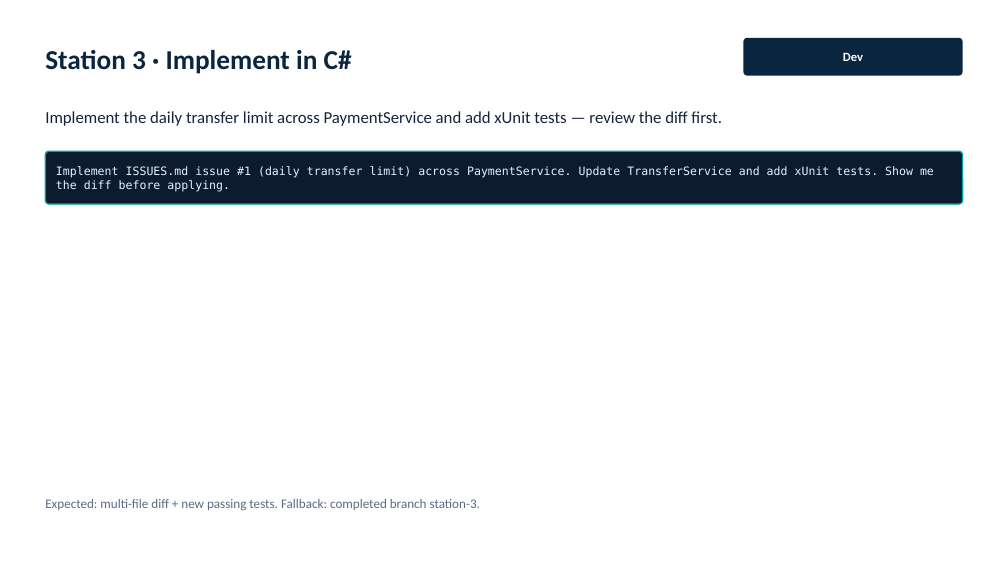
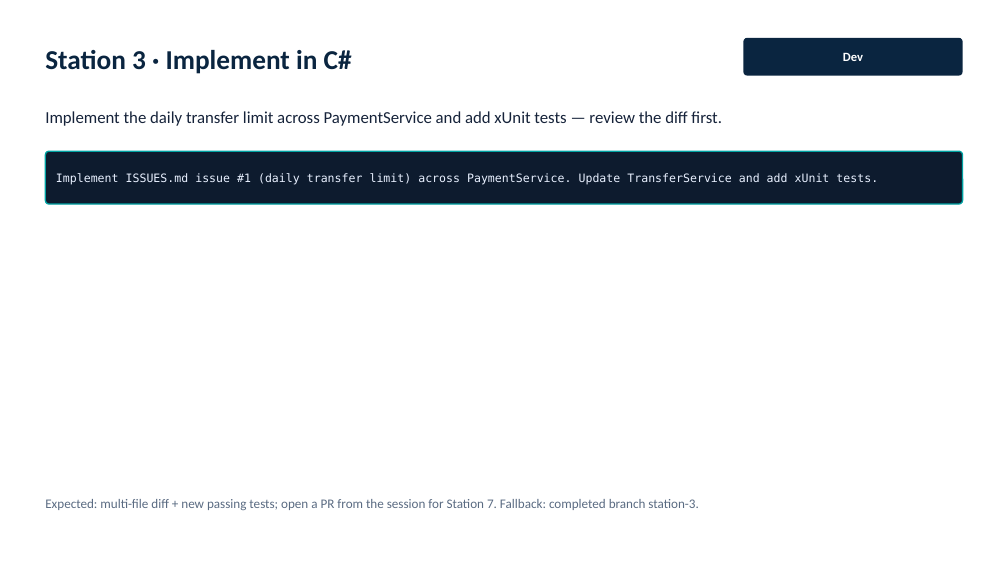
Before and after one commit to amilos/agentic-coding-101, a slide deck: slide 19 of slides/agentic-coding-101.pptx. Drawn at 1008x567 pixels with LibreOffice and Linux fonts; fonts in the diff are those of the drawing. Boxes give left, top, right and bottom in pixels: in the first picture for what was removed or moved away, otherwise in the second. Text is boxed around its words. In the diff, an @@ line names an element or a change of style, - is before the commit and + after.

```diff
--- a/slides/agentic-coding-101.pptx
+++ b/slides/agentic-coding-101.pptx
@@ text at (56, 173, 878, 185): text changed @@
-Implement ISSUES.md issue #1 (daily transfer limit) across PaymentService. Update TransferService and add xUnit tests. Show me the diff before applying.
+Implement ISSUES.md issue #1 (daily transfer limit) across PaymentService. Update TransferService and add xUnit tests.
@@ text at (45, 499, 698, 510): text changed @@
-Expected: multi-file diff + new passing tests. Fallback: completed branch station-3.
+Expected: multi-file diff + new passing tests; open a PR from the session for Station 7. Fallback: completed branch station-3.
```
Also in this commit, not shown: 8 other slides changed, 15 other files.
